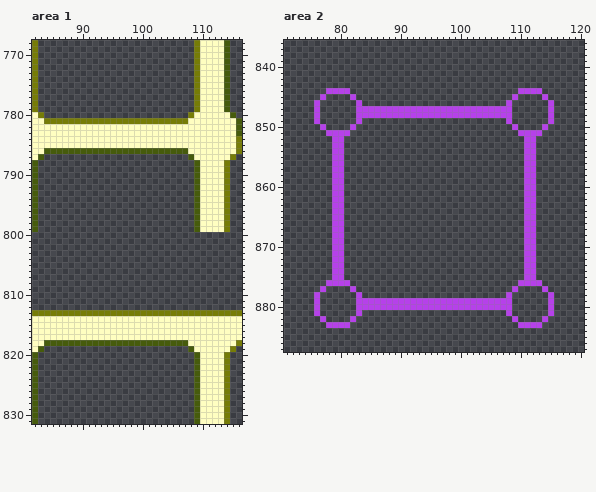
A pixel-art file gets an edit: Assets/Texture/SpriteAtlas.aseprite. That is the earlier state.
500x1000 pixels, 1 frame. Shown: area 1: x 82..116, y 768..831; area 2: x 71..120, y 836..887. The commit also changed other parts of the picture, which this record leaves out.
After:
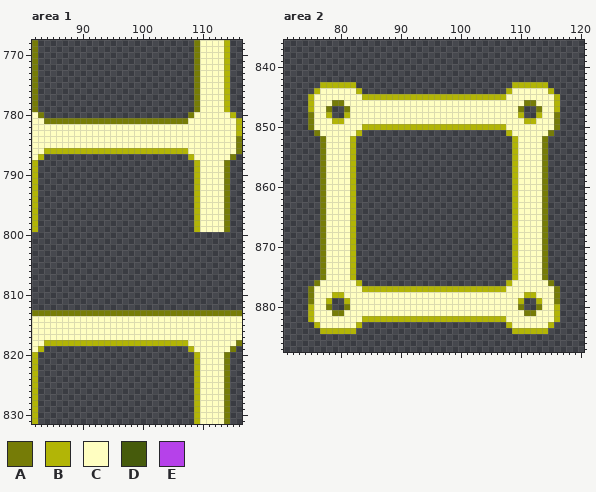
Palette (. is transparent): A #767c07  B #b2b506  C #fffec1  D #465b0c  E #b641ea
From old to new:
--- area 1, layer "PowerCa"
@@ x 82..116 @@
-768 A..........................ACCCCD..
-769 A..........................ACCCCD..
-770 A..........................ACCCCD..
-771 A..........................ACCCCD..
-772 A..........................ACCCCD..
-773 A..........................ACCCCD..
-774 A..........................ACCCCD..
-775 A..........................ACCCCD..
-776 A..........................ACCCCD..
-777 A..........................ACCCCD..
-778 A..........................ACCCCD..
-779 A..........................ACCCCD..
-780 CA........................ACCCCCCD.
-781 CCAAAAAAAAAAAAAAAAAAAAAAAACCCCCCCCD
-782 CCCCCCCCCCCCCCCCCCCCCCCCCCCCCCCCCCD
-783 CCCCCCCCCCCCCCCCCCCCCCCCCCCCCCCCCCD
+768 A..........................ACCCCB..
+769 A..........................ACCCCB..
+770 A..........................ACCCCB..
+771 A..........................ACCCCB..
+772 A..........................ACCCCB..
+773 A..........................ACCCCB..
+774 A..........................ACCCCB..
+775 A..........................ACCCCB..
+776 A..........................ACCCCB..
+777 A..........................ACCCCB..
+778 A..........................ACCCCB..
+779 A..........................ACCCCB..
+780 CA........................ACCCCCCB.
+781 CCAAAAAAAAAAAAAAAAAAAAAAAACCCCCCCCB
+782 CCCCCCCCCCCCCCCCCCCCCCCCCCCCCCCCCCB
+783 CCCCCCCCCCCCCCCCCCCCCCCCCCCCCCCCCCB
 784 CCCCCCCCCCCCCCCCCCCCCCCCCCCCCCCCCCA
 785 CCCCCCCCCCCCCCCCCCCCCCCCCCCCCCCCCCA
-786 CCDDDDDDDDDDDDDDDDDDDDDDDDCCCCCCCCA
-787 CD........................DCCCCCCA.
-788 D..........................DCCCCA..
-789 D..........................DCCCCA..
-790 D..........................DCCCCA..
-791 D..........................DCCCCA..
-792 D..........................DCCCCA..
-793 D..........................DCCCCA..
-794 D..........................DCCCCA..
-795 D..........................DCCCCA..
-796 D..........................DCCCCA..
-797 D..........................DCCCCA..
-798 D..........................DCCCCA..
-799 D..........................DCCCCA..
+786 CCBBBBBBBBBBBBBBBBBBBBBBBBCCCCCCCCA
+787 CB........................BCCCCCCA.
+788 B..........................BCCCCA..
+789 B..........................BCCCCA..
+790 B..........................BCCCCA..
+791 B..........................BCCCCA..
+792 B..........................BCCCCA..
+793 B..........................BCCCCA..
+794 B..........................BCCCCA..
+795 B..........................BCCCCA..
+796 B..........................BCCCCA..
+797 B..........................BCCCCA..
+798 B..........................BCCCCA..
+799 B..........................BCCCCA..
 800 ...................................
@@ x 82..116 @@
 817 CCCCCCCCCCCCCCCCCCCCCCCCCCCCCCCCCCC
-818 CCDDDDDDDDDDDDDDDDDDDDDDDDCCCCCCCCA
-819 CD........................DCCCCCCA.
-820 D..........................DCCCCA..
-821 D..........................DCCCCA..
-822 D..........................DCCCCA..
-823 D..........................DCCCCA..
-824 D..........................DCCCCA..
-825 D..........................DCCCCA..
-826 D..........................DCCCCA..
-827 D..........................DCCCCA..
-828 D..........................DCCCCA..
-829 D..........................DCCCCA..
-830 D..........................DCCCCA..
-831 D..........................DCCCCA..
+818 CCBBBBBBBBBBBBBBBBBBBBBBBBCCCCCCCCA
+819 CB........................BCCCCCCA.
+820 B..........................BCCCCA..
+821 B..........................BCCCCA..
+822 B..........................BCCCCA..
+823 B..........................BCCCCA..
+824 B..........................BCCCCA..
+825 B..........................BCCCCA..
+826 B..........................BCCCCA..
+827 B..........................BCCCCA..
+828 B..........................BCCCCA..
+829 B..........................BCCCCA..
+830 B..........................BCCCCA..
+831 B..........................BCCCCA..
--- area 2, layer "PowerCa"
@@ x 71..120 @@
 842 ..................................................
-843 ..................................................
-844 .......EEEE............................EEEE.......
-845 ......E....E..........................E....E......
-846 .....E......E........................E......E.....
-847 .....E......EEEEEEEEEEEEEEEEEEEEEEEEEE......E.....
-848 .....E......EEEEEEEEEEEEEEEEEEEEEEEEEE......E.....
-849 .....E......E........................E......E.....
-850 ......E....E..........................E....E......
-851 .......EEEE............................EEEE.......
-852 ........EE..............................EE........
-853 ........EE..............................EE........
-854 ........EE..............................EE........
-855 ........EE..............................EE........
-856 ........EE..............................EE........
-857 ........EE..............................EE........
-858 ........EE..............................EE........
-859 ........EE..............................EE........
-860 ........EE..............................EE........
-861 ........EE..............................EE........
-862 ........EE..............................EE........
-863 ........EE..............................EE........
-864 ........EE..............................EE........
-865 ........EE..............................EE........
-866 ........EE..............................EE........
-867 ........EE..............................EE........
-868 ........EE..............................EE........
-869 ........EE..............................EE........
-870 ........EE..............................EE........
-871 ........EE..............................EE........
-872 ........EE..............................EE........
-873 ........EE..............................EE........
-874 ........EE..............................EE........
-875 ........EE..............................EE........
-876 .......EEEE............................EEEE.......
-877 ......E....E..........................E....E......
-878 .....E......E........................E......E.....
-879 .....E......EEEEEEEEEEEEEEEEEEEEEEEEEE......E.....
-880 .....E......EEEEEEEEEEEEEEEEEEEEEEEEEE......E.....
-881 .....E......E........................E......E.....
-882 ......E....E..........................E....E......
-883 .......EEEE............................EEEE.......
-884 ..................................................
+843 ......BBBBBB..........................BBBBBB......
+844 .....BCCCCCCB........................BCCCCCCB.....
+845 ....BCCCCCCCCBBBBBBBBBBBBBBBBBBBBBBBBCCCCCCCCB....
+846 ....BCCCAACCCCCCCCCCCCCCCCCCCCCCCCCCCCCCAACCCB....
+847 ....BCCA..ACCCCCCCCCCCCCCCCCCCCCCCCCCCCA..ACCB....
+848 ....ACCB..BCCCCCCCCCCCCCCCCCCCCCCCCCCCCB..BCCA....
+849 ....ACCCBBCCCCCCCCCCCCCCCCCCCCCCCCCCCCCCBBCCCA....
+850 ....ACCCCCCCCBBBBBBBBBBBBBBBBBBBBBBBBCCCCCCCCA....
+851 .....ACCCCCCB........................BCCCCCCA.....
+852 ......ACCCCB..........................BCCCCA......
+853 ......ACCCCB..........................BCCCCA......
+854 ......ACCCCB..........................BCCCCA......
+855 ......ACCCCB..........................BCCCCA......
+856 ......ACCCCB..........................BCCCCA......
+857 ......ACCCCB..........................BCCCCA......
+858 ......ACCCCB..........................BCCCCA......
+859 ......ACCCCB..........................BCCCCA......
+860 ......ACCCCB..........................BCCCCA......
+861 ......ACCCCB..........................BCCCCA......
+862 ......ACCCCB..........................BCCCCA......
+863 ......ACCCCB..........................BCCCCA......
+864 ......ACCCCB..........................BCCCCA......
+865 ......ACCCCB..........................BCCCCA......
+866 ......ACCCCB..........................BCCCCA......
+867 ......ACCCCB..........................BCCCCA......
+868 ......ACCCCB..........................BCCCCA......
+869 ......ACCCCB..........................BCCCCA......
+870 ......ACCCCB..........................BCCCCA......
+871 ......ACCCCB..........................BCCCCA......
+872 ......ACCCCB..........................BCCCCA......
+873 ......ACCCCB..........................BCCCCA......
+874 ......ACCCCB..........................BCCCCA......
+875 ......ACCCCB..........................BCCCCA......
+876 .....ACCCCCCB........................BCCCCCCA.....
+877 ....ACCCCCCCCBBBBBBBBBBBBBBBBBBBBBBBBCCCCCCCCA....
+878 ....ACCCBBCCCCCCCCCCCCCCCCCCCCCCCCCCCCCCBBCCCA....
+879 ....ACCB..BCCCCCCCCCCCCCCCCCCCCCCCCCCCCB..BCCA....
+880 ....BCCA..ACCCCCCCCCCCCCCCCCCCCCCCCCCCCA..ACCB....
+881 ....BCCCAACCCCCCCCCCCCCCCCCCCCCCCCCCCCCCAACCCB....
+882 ....BCCCCCCCCBBBBBBBBBBBBBBBBBBBBBBBBCCCCCCCCB....
+883 .....BCCCCCCB........................BCCCCCCB.....
+884 ......BBBBBB..........................BBBBBB......
 885 ..................................................
Changed places in both pictures, as pixel boxes (x1, y1, x2, y2):
changed: (224, 40, 242, 136)
changed: (32, 148, 200, 232)
changed: (32, 340, 200, 424)
changed: (308, 82, 560, 334)
